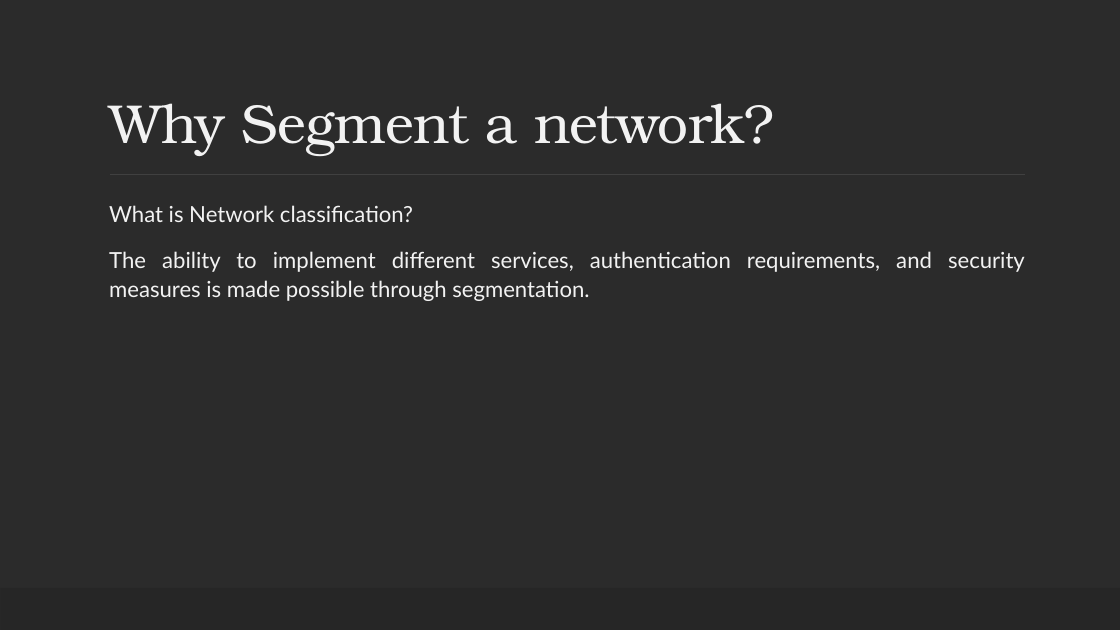
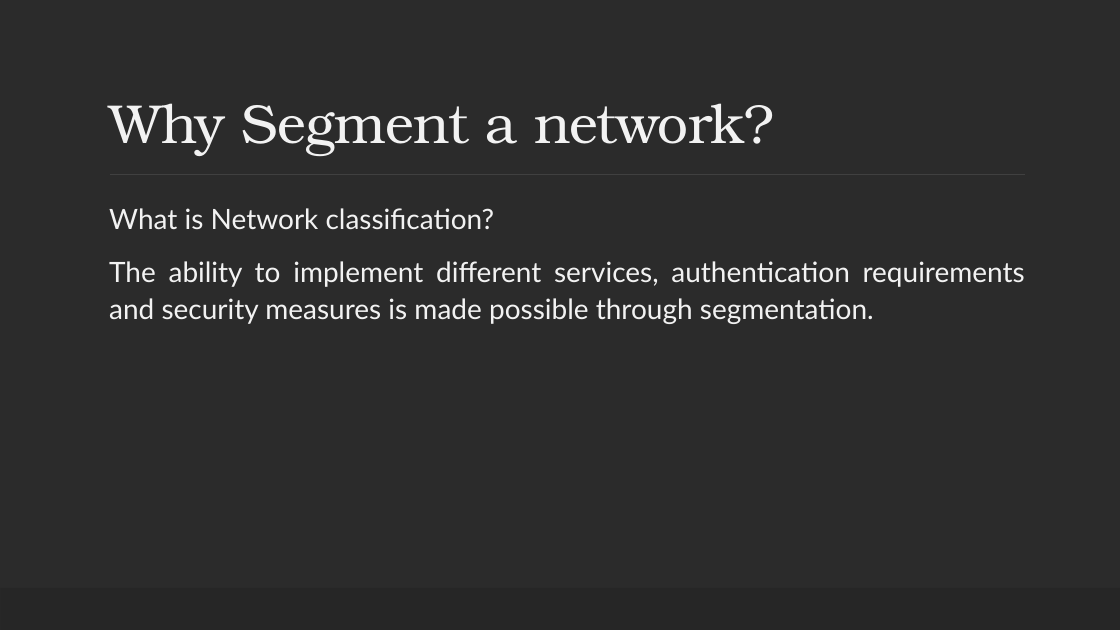
Before and after one commit to ronnie-1947/access-control-ppt, a slide deck: slide 16 of Access Control.pptx. Drawn at 1120x630 pixels with LibreOffice and Linux fonts; fonts in the diff are those of the drawing; background and template pictures are left out; a plain dark background stands for a picture behind light text. Boxes give left, top, right and bottom in pixels: in the first picture for what was removed or moved away, otherwise in the second. Text is boxed around its words. In the diff, an @@ line names an element or a change of style, - is before the commit and + after.

```diff
--- a/Access Control.pptx
+++ b/Access Control.pptx
@@ text at (x1=109, y1=208, x2=495, y2=229): size 19 to 24 pt in "What is Network classification?" @@
@@ text at (x1=109, y1=261, x2=1025, y2=324): text changed; size 19 to 24 pt @@
-  The ability to implement different services, authentication requirements, and security measures is made possible through segmentation.
+  The ability to implement different services, authentication requirements and security measures is made possible through segmentation.
```
Also in this commit, not shown: 29 other slides changed, 1 slide added.
